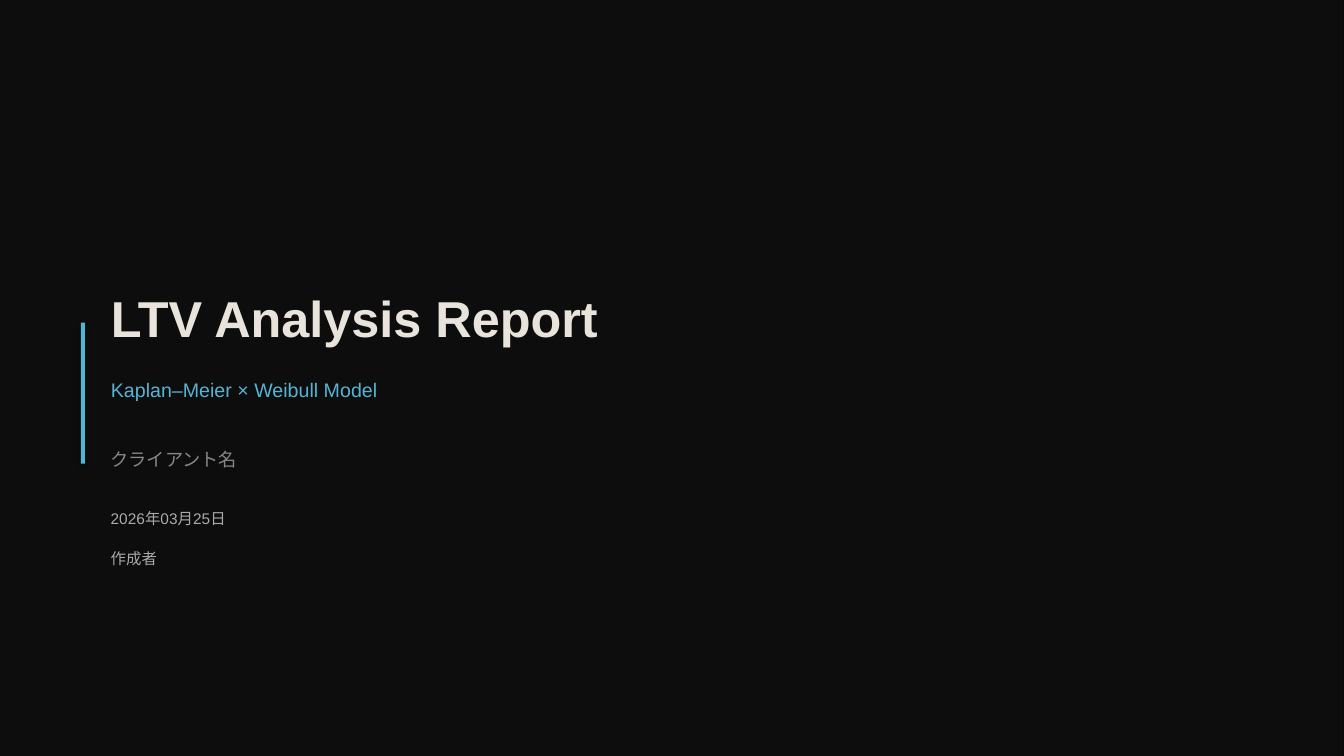
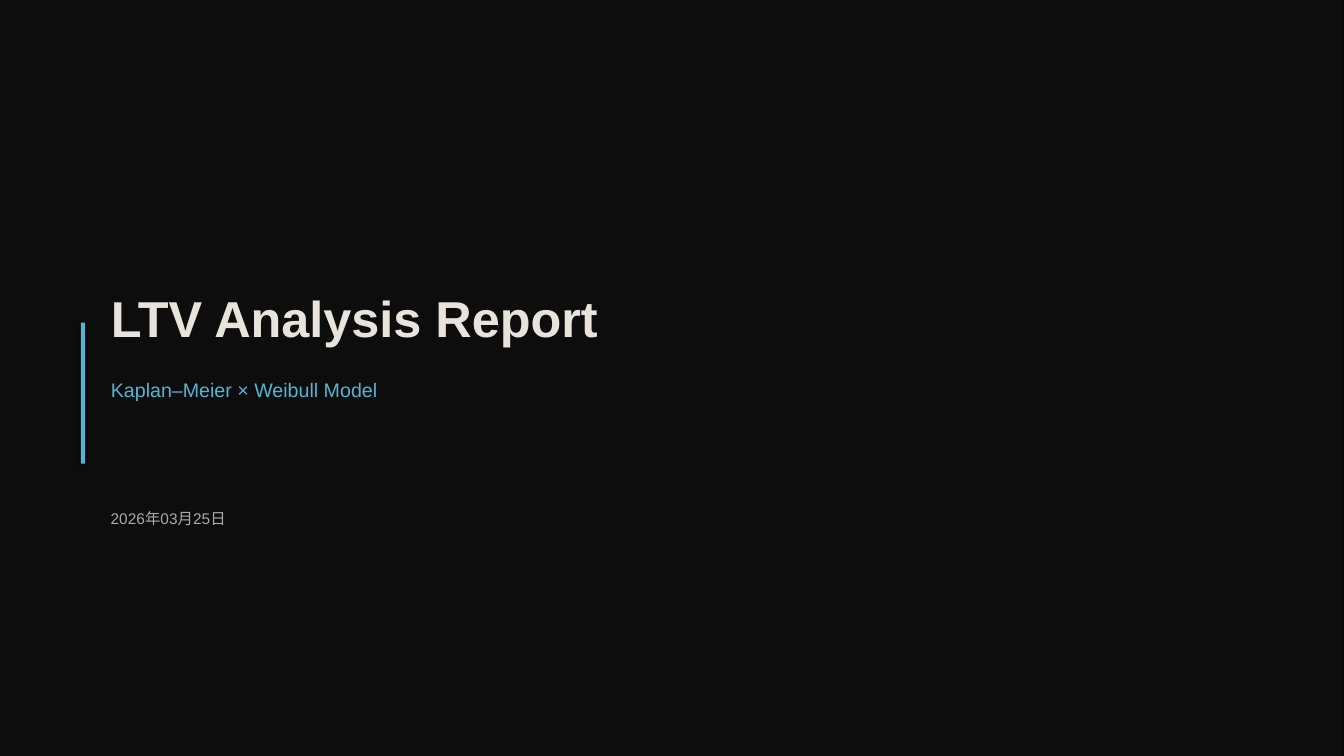
Before and after one commit to GambitTokyo/ltv-analyzer-, a slide deck: slide 1 of LTV-analyzer.pptx. Drawn at 1344x756 pixels with LibreOffice and Linux fonts; fonts in the diff are those of the drawing. Boxes give left, top, right and bottom in pixels: in the first picture for what was removed or moved away, otherwise in the second. Text is boxed around its words. In the diff, an @@ line names an element or a change of style, - is before the commit and + after.

```diff
--- a/LTV-analyzer.pptx
+++ b/LTV-analyzer.pptx
@@ text removed at <box>111,451,237,468</box> @@
-クライアント名
@@ text removed at <box>111,551,157,565</box> @@
-作成者
```
Also in this commit, not shown: 2 other files.
